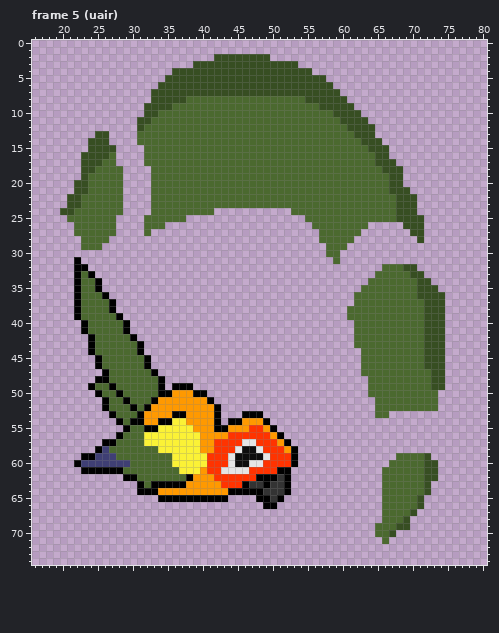
Two versions of one pixel-art file, Citrus/aseprite/citrus_roa_big.aseprite. The first picture shows the starting point.
96x80 pixels, 39 frames. Shown: frame 5 (uair): x 16..80, y 0..74. The commit also changed other frames, which this record leaves out.
New version:
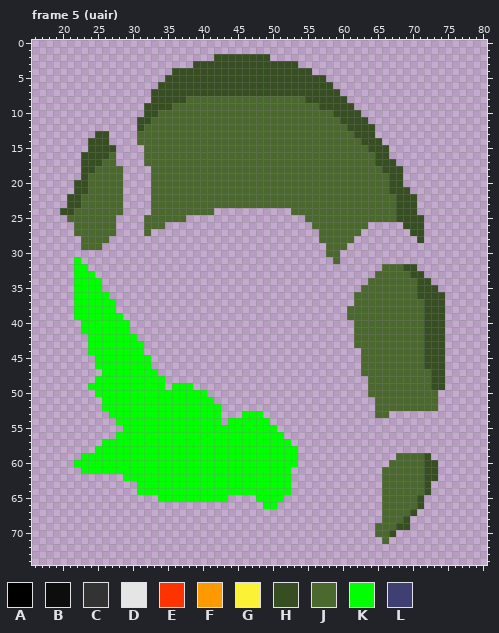
Palette (. is transparent): A #000000  B #0d0d0d  C #333333  D #e5e5e5  E #ff3300  F #ff9900  G #fbf236  H #374e22  J #4b692f  K #00ff00  L #3f3f74
The edit:
layer "hurtbox" now shown
Frame 5 (uair), layer "hurtbox":
y 31: x 22 A -> K
y 32: x 22..23 AA -> KK
y 33: x 22..24 AJA -> KKK
y 34..35: x 22..25 AJJA -> KKKK
y 36: x 22..26 AJJJA -> KKKKK
y 37..38: x 22..27 AJJJJA -> KKKKKK
y 39: x 22..28 AJJJJJA -> KKKKKKK
y 40..41: x 23..29 AJJJJJA -> KKKKKKK
y 42: x 24..30 AJJJJJA -> KKKKKKK
y 43..44: x 24..31 AJJJJJJA -> KKKKKKKK
y 45..46: x 25..32 AJJJJJJA -> KKKKKKKK
y 47: x 26..33 AJJJJJJA -> KKKKKKKK
y 48: x 25..34 AAJJJJJJJA -> KKKKKKKKKK
y 49: x 24..34 AJJAJJJJJJA -> KKKKKKKKKKK; x 36..38 AAA -> KKK
y 50: x 25..40 AJJAJJJJJAAFFFAA -> KKKKKKKKKKKKKKKK
y 51: x 26..41 AJJAJJJAFFFFFFFA -> KKKKKKKKKKKKKKKK
y 52: x 26..42 AJJJAJAFFFFFFFFFA -> KKKKKKKKKKKKKKKKK
y 53: x 27..42 AJJJAFFFFAAFFFFA -> KKKKKKKKKKKKKKKK; x 46..48 AAA -> KKK
y 54: x 28..42 AJAAFFAAGGFFFFA -> KKKKKKKKKKKKKKK; x 44..49 AAFFFA -> KKKKKK
y 55: x 29..50 AJJAAGGGGGFFFAAFFFEEFA -> KKKKKKKKKKKKKKKKKKKKKK
y 56: x 28..51 AJJJGGGGGGGGFFFFEEEEEEFA -> KKKKKKKKKKKKKKKKKKKKKKKK
y 57: x 26..52 AAJJJJGGGGGGGGFFEEEEDDEEEFA -> KKKKKKKKKKKKKKKKKKKKKKKKKKK
y 58: x 25..53 ALJJJJJJJGGGGGGFFEEEDBBDEEEFA -> KKKKKKKKKKKKKKKKKKKKKKKKKKKKK
y 59: x 23..53 AALLLJJJJJJJJGGGGGEEEDBBBBDEEEA -> KKKKKKKKKKKKKKKKKKKKKKKKKKKKKKK
y 60: x 22..53 ALLLLLLLJJJJJJGGGGGEEEDBBDDEEEEA -> KKKKKKKKKKKKKKKKKKKKKKKKKKKKKKKK
y 61: x 23..52 AAAAAAJJJJJJJJGGGFEEDDDDEEEEAA -> KKKKKKKKKKKKKKKKKKKKKKKKKKKKKK
y 62: x 29..52 AAJJJJJJJAFFFEEEEEEAAACA -> KKKKKKKKKKKKKKKKKKKKKKKK
y 63: x 31..52 AJAAAAAFFFFFEEEACCACCA -> KKKKKKKKKKKKKKKKKKKKKK
y 64: x 31..52 AAAFFFFFFFFFFAAAAACCCA -> KKKKKKKKKKKKKKKKKKKKKK
y 65: x 34..43 AAAAAAAAAA -> KKKKKKKKKK; x 48..51 AACA -> KKKK
y 66: x 49..50 AA -> KK
Changed places in both pictures, as pixel boxes (x1, y1, x2, y2):
changed: (74, 257, 298, 509)
